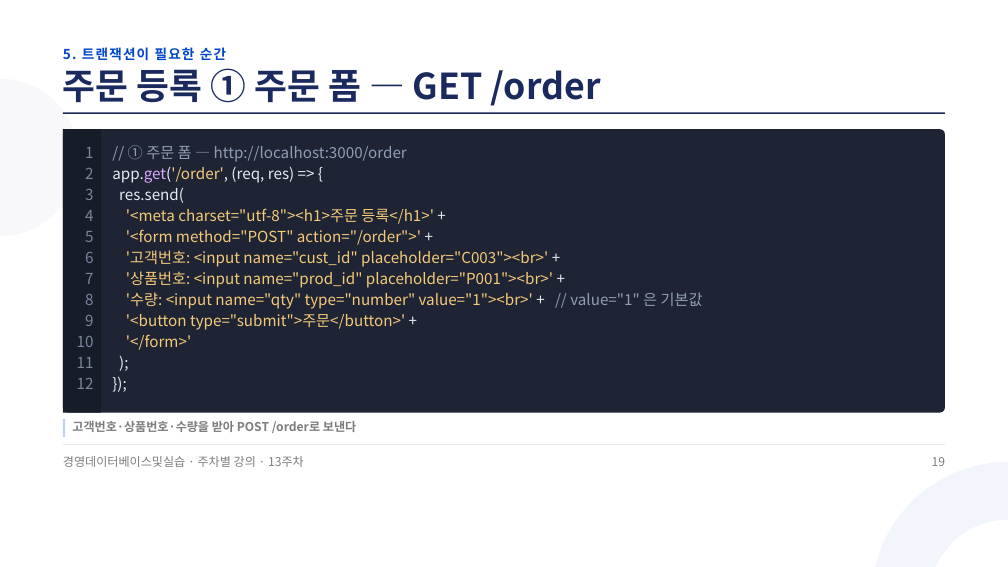
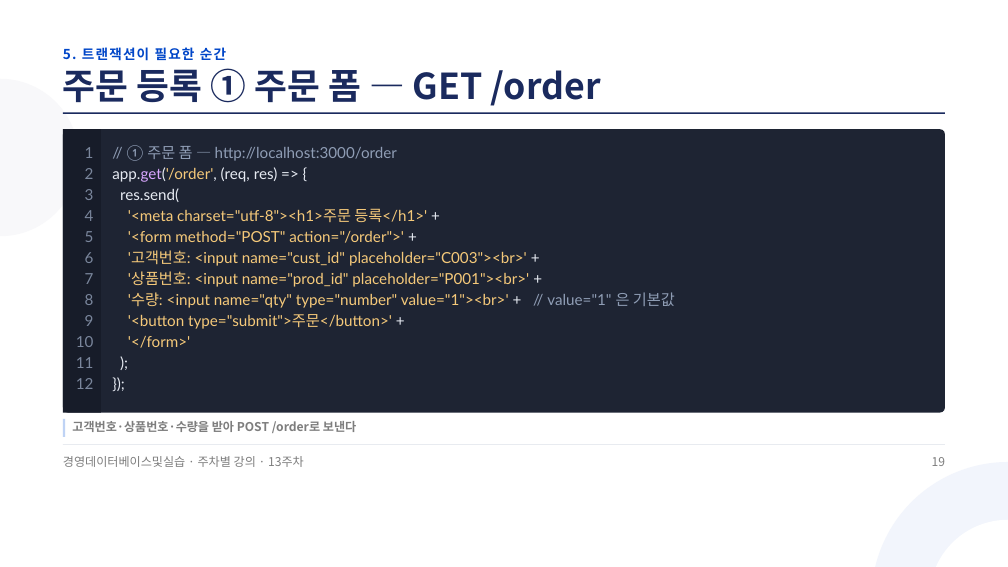
Before and after one commit to aebonlee/materials, a slide deck: slide 19 of koreatech-db/weeks/13주차_웹과_DB_연동_2_CRUD.pptx. Drawn at 1008x567 pixels with LibreOffice and Linux fonts; fonts in the diff are those of the drawing. Boxes give left, top, right and bottom in pixels: in the first picture for what was removed or moved away, otherwise in the second. Text is boxed around its words. In the diff, an @@ line names an element or a change of style, - is before the commit and + after.

```diff
--- a/koreatech-db/weeks/13주차_웹과_DB_연동_2_CRUD.pptx
+++ b/koreatech-db/weeks/13주차_웹과_DB_연동_2_CRUD.pptx
@@ text "1" at box(76, 147, 94, 389): font Noto Sans CJK KR to Lato @@
@@ text "// ① 주문 폼 — ..." at box(112, 145, 675, 348): font Noto Sans CJK KR to Lato @@
```
Also in this commit, not shown: 9 other slides changed, 45 other files.
